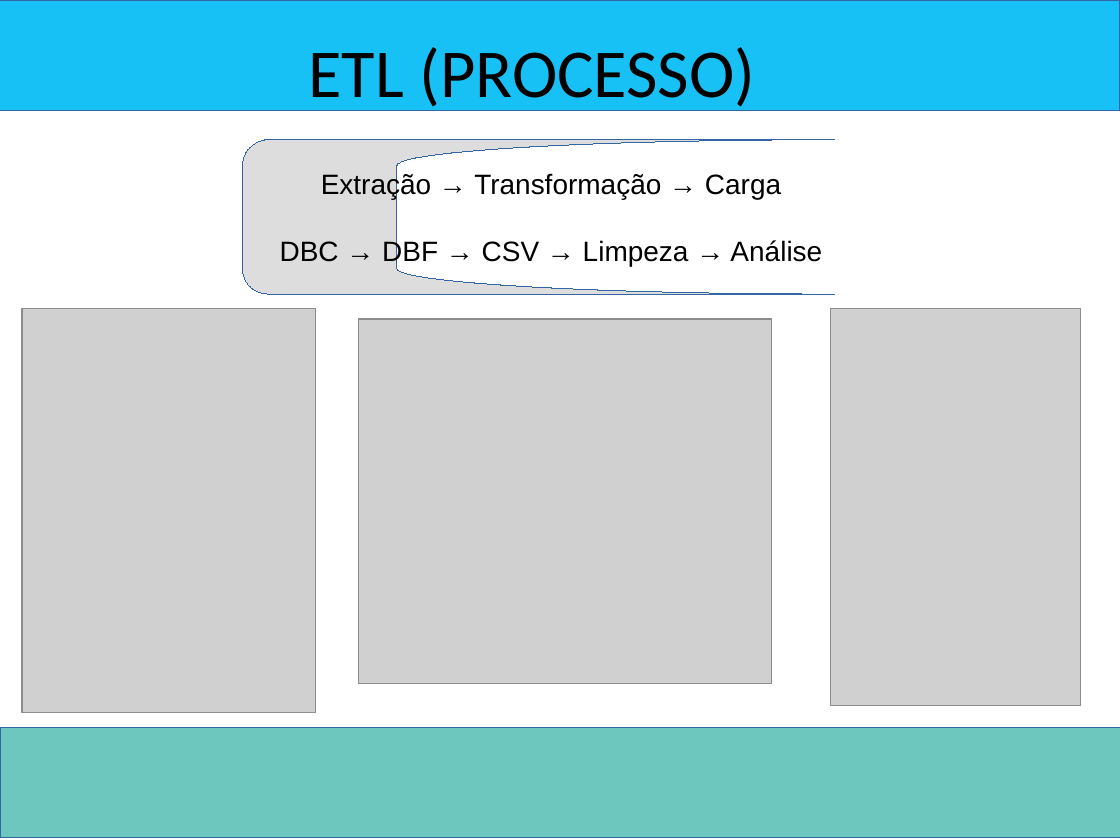
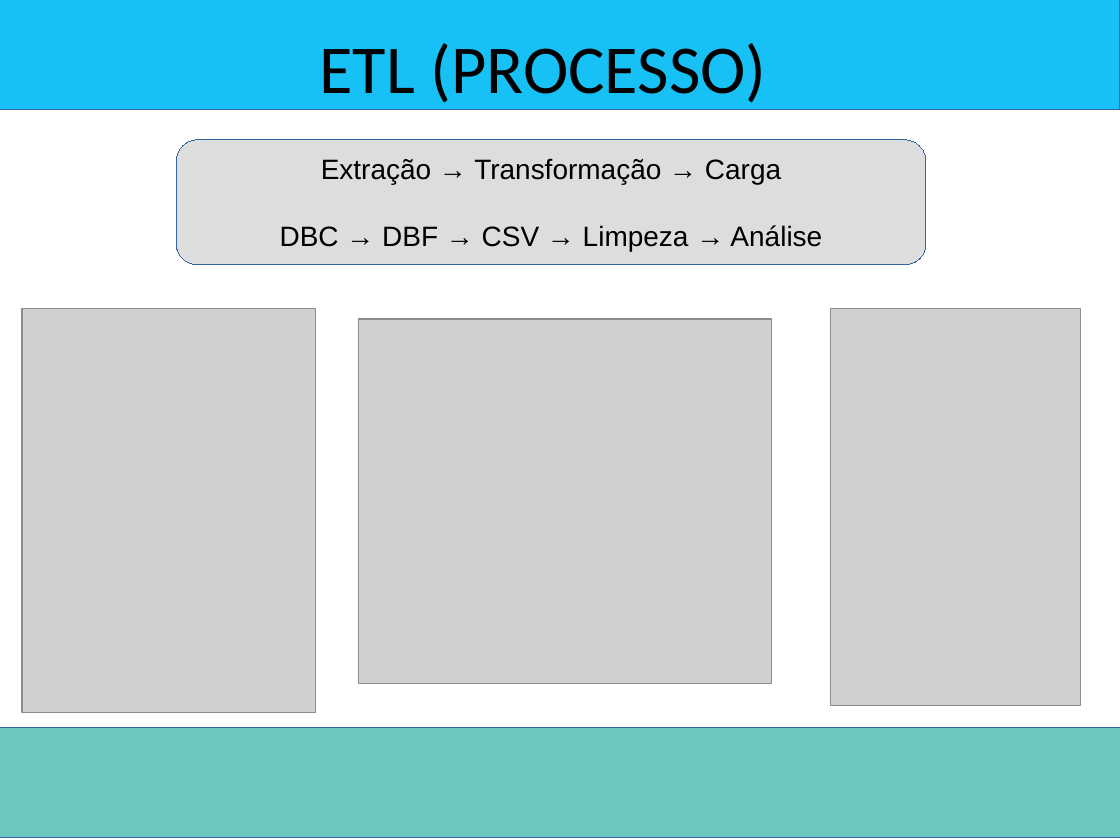
Before and after one commit to edus3k/saude_recife, a slide deck: slide 6 of relatorio/apresentacao/apresentacao.pptx. Drawn at 1120x840 pixels with LibreOffice and Linux fonts; fonts in the diff are those of the drawing; grey boxes stand for pictures; background and template pictures are left out. Boxes give left, top, right and bottom in pixels: in the first picture for what was removed or moved away, otherwise in the second. Text is boxed around its words. In the diff, an @@ line names an element or a change of style, - is before the commit and + after.

```diff
--- a/relatorio/apresentacao/apresentacao.pptx
+++ b/relatorio/apresentacao/apresentacao.pptx
@@ title "ETL (PROCESSO)" rewrapped from (308, 47, 755, 113) to (320, 43, 766, 103) @@
@@ rounded rectangle added at (176, 140, 925, 264), fill #DDDDDD, outline #3465A4 0 pt, 18 pt, text #000000 @@
+Extração → Transformação → Carga
+DBC → DBF → CSV → Limpeza → Análise
@@ freeform shape removed at (243, 140, 860, 295) @@
-Extração → Transformação → Carga
-DBC → DBF → CSV → Limpeza → Análise
```
Also in this commit, not shown: 2 other slides changed, 6 slides added, 12 other files.
